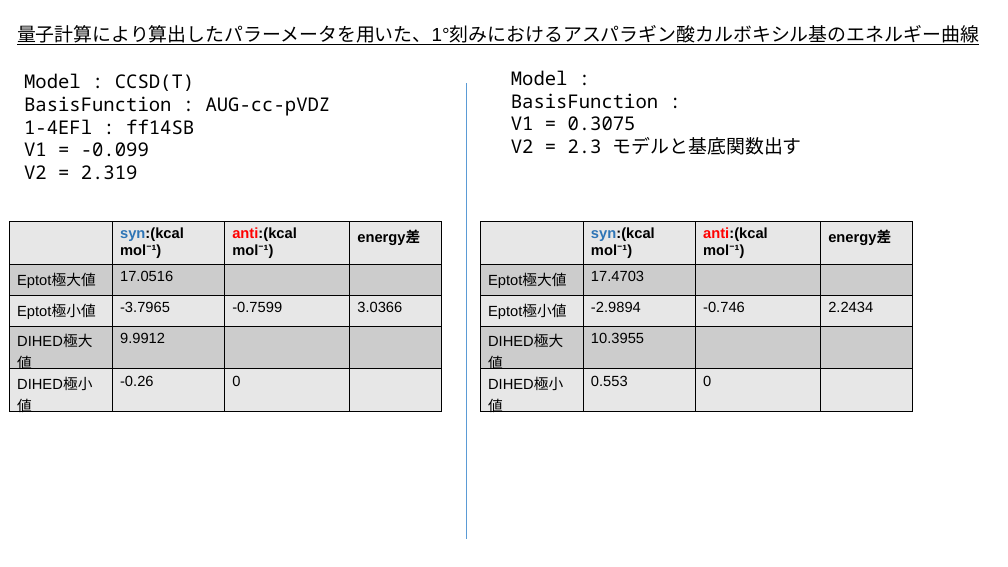
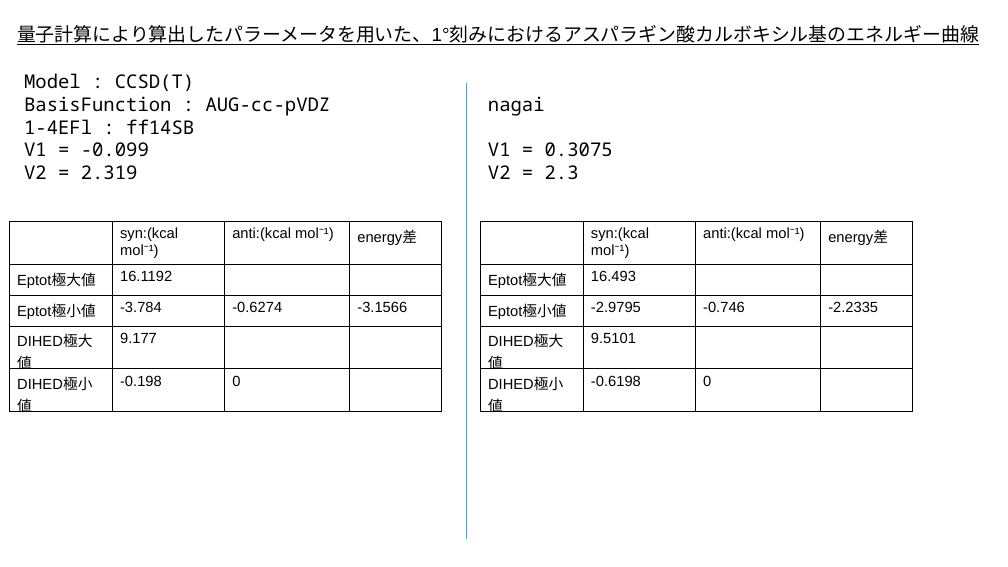
Before and after one commit to Onadius/Python_Labo, a slide deck: slide 23 of lab/SOTSURON/all_data/miyawaki_alldata_lab.pptx (slide 20 before the commit). Drawn at 1008x567 pixels with LibreOffice and Linux fonts; fonts in the diff are those of the drawing. Boxes give left, top, right and bottom in pixels: in the first picture for what was removed or moved away, otherwise in the second. Text is boxed around its words. In the diff, an @@ line names an element or a change of style, - is before the commit and + after.

```diff
--- a/lab/SOTSURON/all_data/miyawaki_alldata_lab.pptx
+++ b/lab/SOTSURON/all_data/miyawaki_alldata_lab.pptx
@@ text "nagai": place and size @@
-text "nagai" at (511,70,802,155)
+text "nagai" at (488,96,613,179)
@@ text at (488,96,545,116): text changed @@
-Model :
-BasisFunction :
+nagai
@@ text at (488,165,579,179): text changed @@
-V2 = 2.3 モデルと基底関数出す
+V2 = 2.3
@@ table at (10,222,441,390) @@
-row 2, column 2: 17.0516
+row 2, column 2: 16.1192
-row 3: Eptot極小値 | -3.7965 | -0.7599 | 3.0366
+row 3: Eptot極小値 | -3.784 | -0.6274 | -3.1566
-row 4, column 2: 9.9912
+row 4, column 2: 9.177
-row 5, column 2: -0.26
+row 5, column 2: -0.198
@@ fill #E7E7E7 to none in 10 cells @@
@@ fill #CCCCCC to none in 4 cells @@
@@ text colour #2E75B6 to #000000 in "syn:(kcal" @@
@@ bold off in "syn:(kcal mol⁻¹)", "anti:(kcal mol⁻¹)", "energy差" @@
@@ text colour #FF0000 to #000000 in "anti:(kcal" @@
@@ table at (481,222,912,390) @@
-row 2, column 2: 17.4703
+row 2, column 2: 16.493
-row 3, column 2: -2.9894
+row 3, column 2: -2.9795
-row 3, column 4: 2.2434
+row 3, column 4: -2.2335
-row 4, column 2: 10.3955
+row 4, column 2: 9.5101
-row 5, column 2: 0.553
+row 5, column 2: -0.6198
@@ fill #E7E7E7 to none in 10 cells @@
@@ fill #CCCCCC to none in 4 cells @@
@@ text colour #2E75B6 to #000000 in "syn:(kcal" @@
@@ bold off in "syn:(kcal mol⁻¹)", "anti:(kcal mol⁻¹)", "energy差" @@
@@ text colour #FF0000 to #000000 in "anti:(kcal" @@
```
Also in this commit, not shown: 11 other slides changed, 4 slides added, 1 slide removed, 16 other files.
